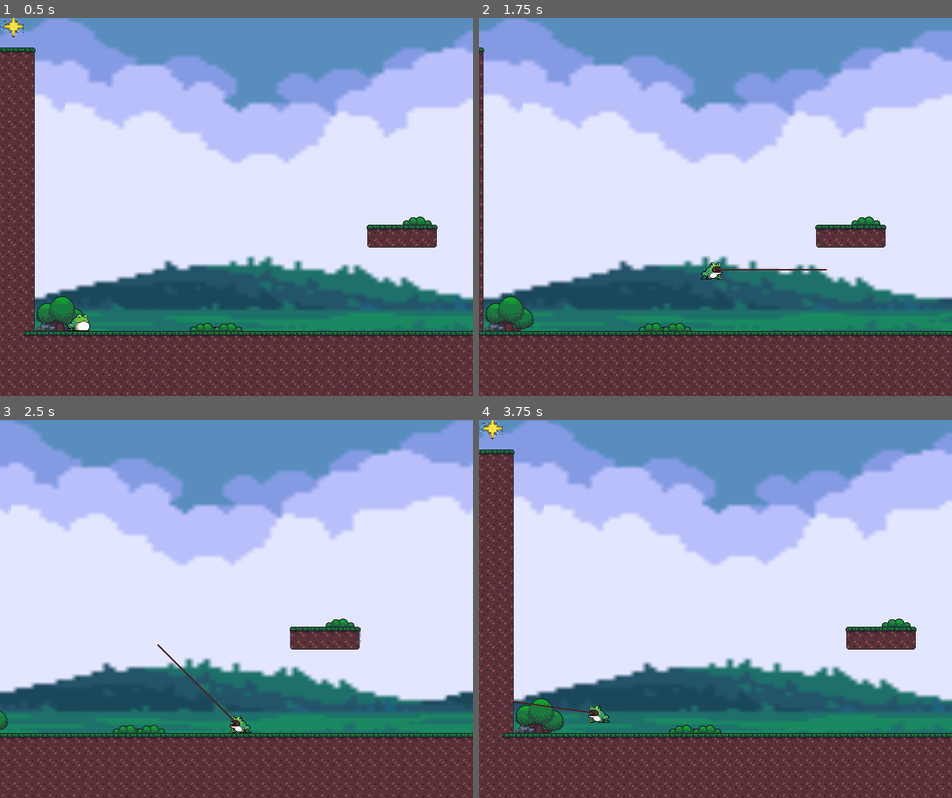
Above: before the commit, frames 1-4 (two rows, left to right).
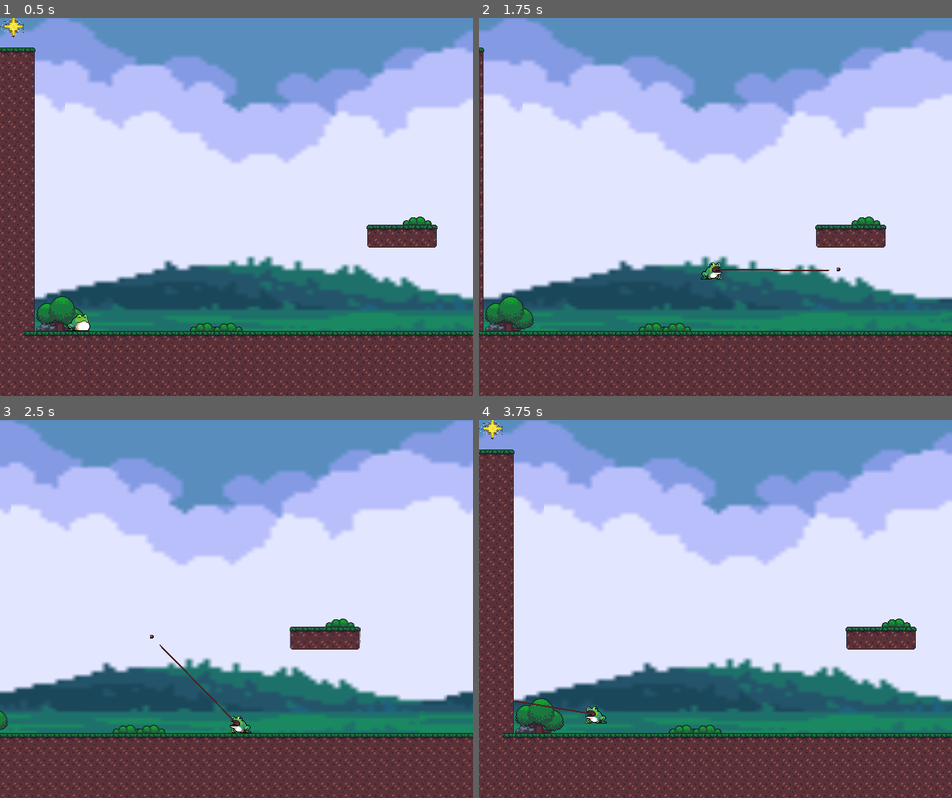
Above: after the commit, the same moments.

Repository: fheysel/frogGoesToSpace
Game: Godot game, scene res://Level0.tscn
The game is run twice, just before and just after one commit, with the same random seed, the same clock (stepped at 60 frames per second) and the same inputs.
Inputs:
- Up to frame 1 (0.5 s): no input
- Up to frame 2 (1.75 s): hold X (tongue) 0.53-1.28 s; hold Right (walk_right) from 0.53 s (still down); tap Z (jump) at 0.77, 1.52 s; tap Down (look_down) at 1.35 s; tap X (tongue) at 1.55 s
- Up to frame 3 (2.5 s): release Right (walk_right) at 2.03 s; hold Left (walk_left) from 2.03 s (still down); hold Up (look_up) from 2.03 s (still down); tap X (tongue) at 2.3 s
- Up to frame 4 (3.75 s): keep holding Left (walk_left); release Up (look_up) at 2.78 s; tap X (tongue) at 2.85 s; tap Z (jump) at 3.02 s; hold X (tongue) from 3.53 s (still down)

Frame 1 is identical in both runs. In frame 2, less than 0.1% of the frame differs, in the area x 62-77%, y 66-67%; in frame 3, less than 0.1%; in frame 4, 0.2%, in the area x 7-28%, y 74-81%.

Commit message:
Update tongue to use raycast instead of collider
This should result in better tongue usability.

Diff:
--- a/godotproject/Player.gd
+++ b/godotproject/Player.gd
@@ -225,7 +225,7 @@
 func _draw():
 	var tongue_target_global = null
 	if $PlayerTongue.shooting:
-		tongue_target_global = $PlayerTongue.global_position
+		tongue_target_global = $PlayerTongue.get_global_target_position()
 	elif $PlayerTongue.swinging:
 		tongue_target_global = swing_pivot_position
 
--- a/godotproject/PlayerTongue.gd
+++ b/godotproject/PlayerTongue.gd
@@ -7,11 +7,23 @@
 export (float) var shoot_speed = 1500 * 0.6
 export (float) var max_shoot_dist = 400 * 0.6
 
-var shoot_direction = Vector2.RIGHT
 var idle = true
 var shooting = false
 var swinging = false
 
+var shoot_direction = Vector2.RIGHT
+var tongue_length = 0
+
+func get_tongue_vector():
+	return shoot_direction * tongue_length
+
+func get_global_target_position():
+	return get_global_transform().xform(get_tongue_vector())
+
+func update_tongue_location():
+	var loc = get_tongue_vector()
+	$TongueRaycast.cast_to = loc
+	$Sprite.position = loc
 
 # Called when the node enters the scene tree for the first time.
 func _ready():
@@ -23,11 +35,9 @@
 	swinging = false
 
 	$Sprite.visible = false
-	$TongueCollisionArea/CollisionShape2D.disabled = true
 	# Stop all sound effects
 	$ShootSoundPlayer.playing = false
 	$StickSoundPlayer.playing = false
-	position = Vector2.ZERO
 
 func handle_idle(delta):
 	pass
@@ -36,29 +46,37 @@
 	idle = false
 	shooting = true
 	swinging = false
-	$Sprite.visible = false
-	$TongueCollisionArea/CollisionShape2D.disabled = false
+
 	shoot_direction = dirn
+	tongue_length = 0
+	update_tongue_location()
+	$TongueRaycast.enabled = true
+
+	$Sprite.visible = true
 	$ShootSoundPlayer.play(0)
 
 func handle_shoot(delta):
-	# Advance tongue in direction
-	position += shoot_direction * shoot_speed * delta
+	# Check if the raycast hit something
+	if $TongueRaycast.is_colliding():
+		start_swing($TongueRaycast.get_collider(), $TongueRaycast.get_collision_point())
+	if tongue_length >= max_shoot_dist:
+		# We didn't hit anything. Stop shooting.
+		start_idle()
+	tongue_length += shoot_speed * delta
+	update_tongue_location()
 
-	if position.length_squared() >= max_shoot_dist * max_shoot_dist:
-		# We didn't hit anything. Stop shooting.1)
-		start_idle()
-
-func start_swing(body):
+func start_swing(body, global_point):
 	idle = false
 	shooting = false
 	swinging = true
+
+	$TongueRaycast.enabled = false
+	emit_signal("tongue_swing", global_point)
+
 	$Sprite.visible = false
-	$TongueCollisionArea/CollisionShape2D.disabled = true
 	# Stop playing shoot sound effect once tongue sticks
 	$ShootSoundPlayer.playing = false
 	$StickSoundPlayer.play(0)
-	emit_signal("tongue_swing", get_global_transform().xform(Vector2.ZERO))
 
 func handle_swing(delta):
 	pass
@@ -79,10 +97,6 @@
 	if idle:
 		start_shoot(facing)
 
-func _on_TongueCollisionArea_body_entered(body):
-	if shooting:
-		start_swing(body)
-
 func _on_Player_tongue_stop():
 	if swinging:
 		start_idle()
--- a/godotproject/PlayerTongue.tscn
+++ b/godotproject/PlayerTongue.tscn
@@ -1,23 +1,12 @@
-[gd_scene load_steps=6 format=2]
+[gd_scene load_steps=5 format=2]
 
 [ext_resource path="res://tongue_end_bullet.png" type="Texture" id=1]
 [ext_resource path="res://PlayerTongue.gd" type="Script" id=2]
 [ext_resource path="res://sfx/tongue.wav" type="AudioStream" id=3]
 [ext_resource path="res://sfx/tonguestick.wav" type="AudioStream" id=4]
 
-[sub_resource type="CircleShape2D" id=1]
-radius = 20.0
-
 [node name="PlayerTongue" type="Node2D"]
 script = ExtResource( 2 )
-
-[node name="TongueCollisionArea" type="Area2D" parent="."]
-scale = Vector2( 0.6, 0.6 )
-collision_layer = 2
-collision_mask = 8
-
-[node name="CollisionShape2D" type="CollisionShape2D" parent="TongueCollisionArea"]
-shape = SubResource( 1 )
 
 [node name="ShootSoundPlayer" type="AudioStreamPlayer2D" parent="."]
 stream = ExtResource( 3 )
@@ -28,4 +17,8 @@
 [node name="Sprite" type="Sprite" parent="."]
 position = Vector2( 0.79713, 0.867174 )
 texture = ExtResource( 1 )
-[connection signal="body_entered" from="TongueCollisionArea" to="." method="_on_TongueCollisionArea_body_entered"]
+
+[node name="TongueRaycast" type="RayCast2D" parent="."]
+cast_to = Vector2( 10, 0 )
+collision_mask = 8
+collide_with_areas = true
